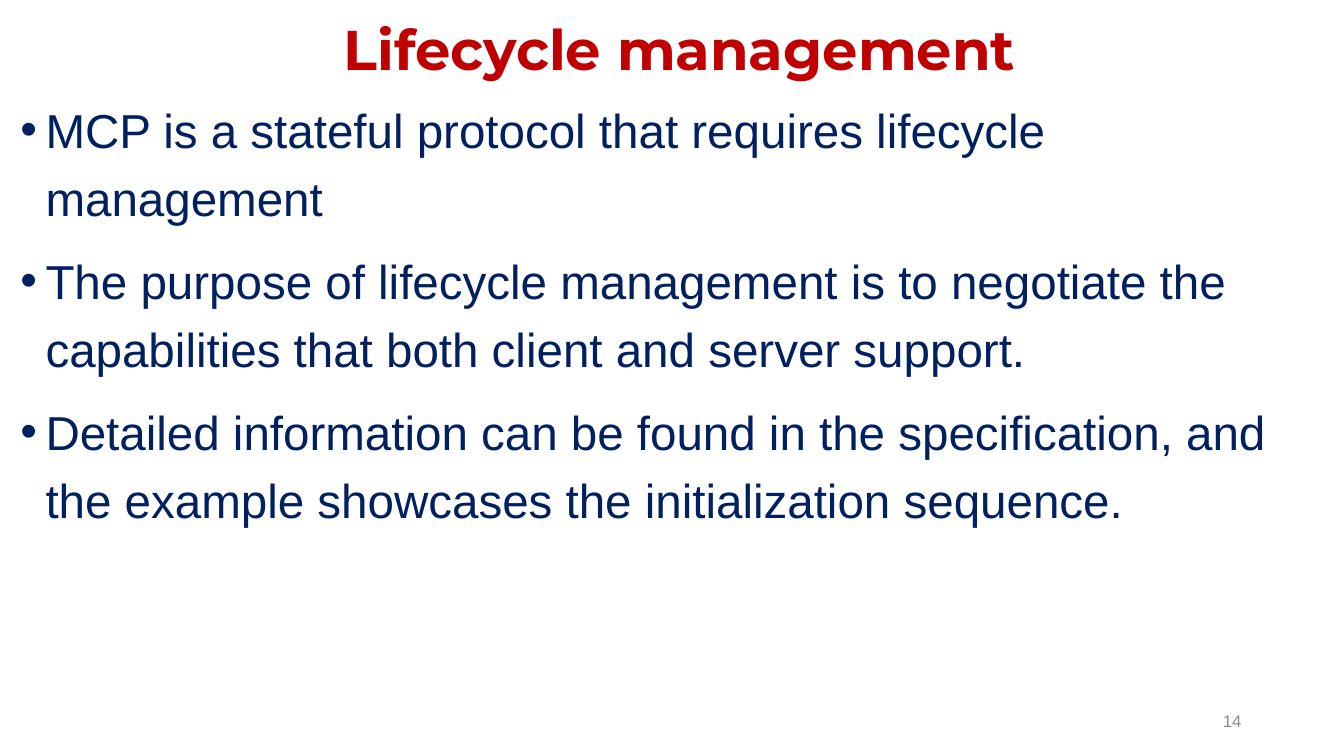
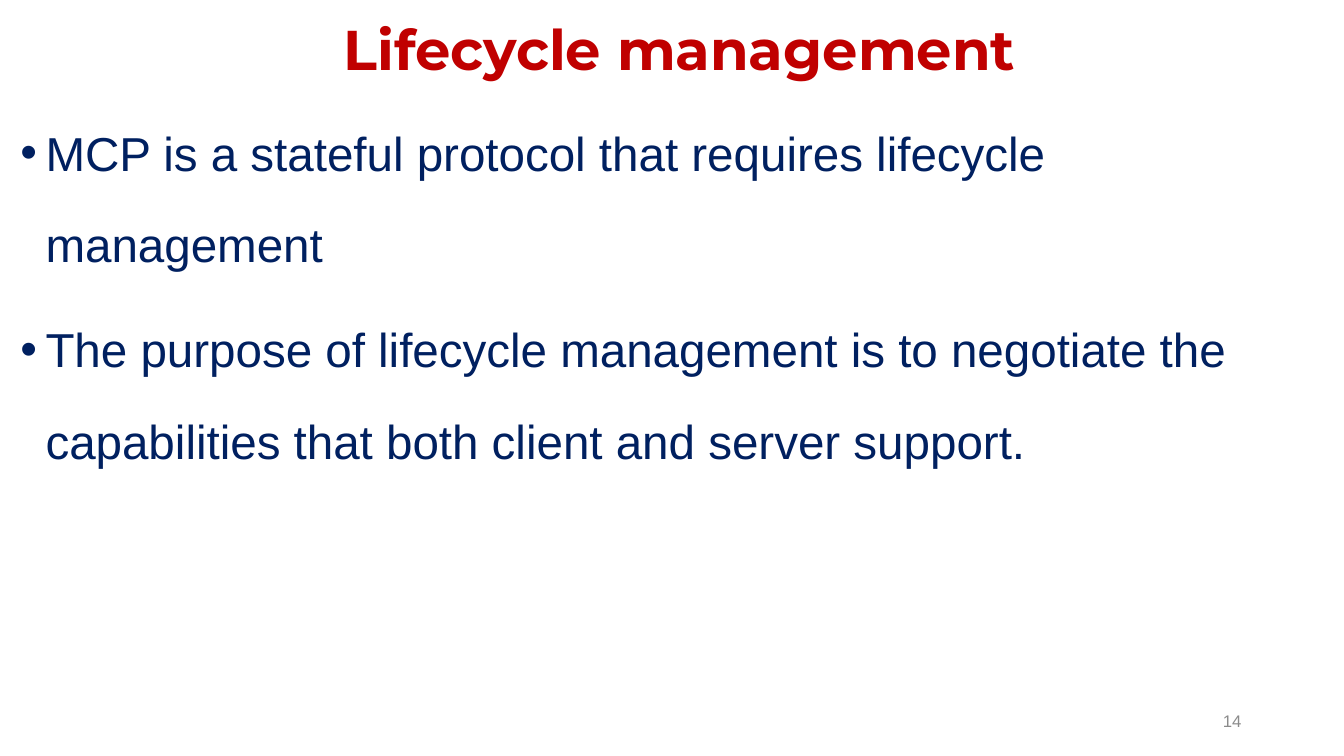
Before and after one commit to janakimeena/Building-Agents-with-MCP, a slide deck: slide 14 of MCP Architecture.pptx. Drawn at 1344x756 pixels with LibreOffice and Linux fonts; fonts in the diff are those of the drawing. Boxes give left, top, right and bottom in pixels: in the first picture for what was removed or moved away, otherwise in the second. Text is boxed around its words. In the diff, an @@ line names an element or a change of style, - is before the commit and + after.

```diff
--- a/MCP Architecture.pptx
+++ b/MCP Architecture.pptx
@@ text "MCP is a stateful protocol ..." at (x1=46, y1=136, x2=1226, y2=468): line spacing 1.2 to 1.6 @@
@@ text at (x1=46, y1=415, x2=1265, y2=528): paragraph removed @@
-• Detailed information can be found in the specification, and the example showcases the initialization sequence.
```
Also in this commit, not shown: 21 other slides changed, 1 slide removed, 5 other files.
